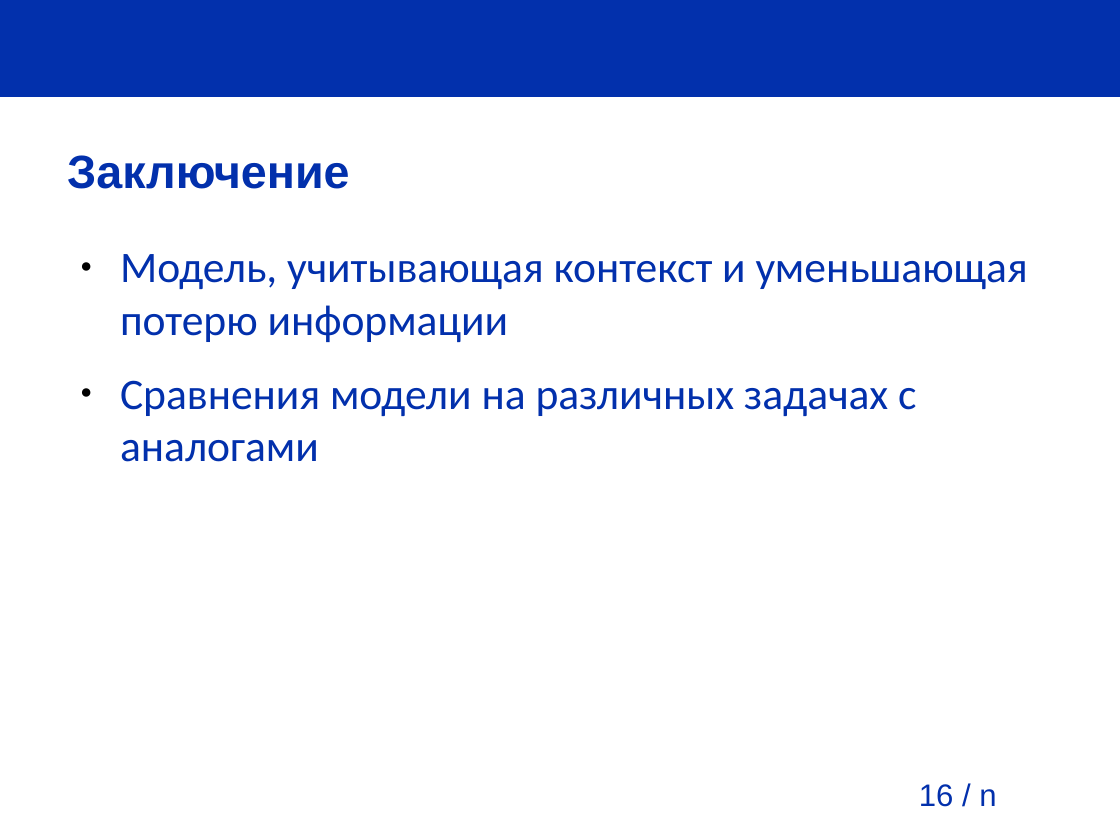
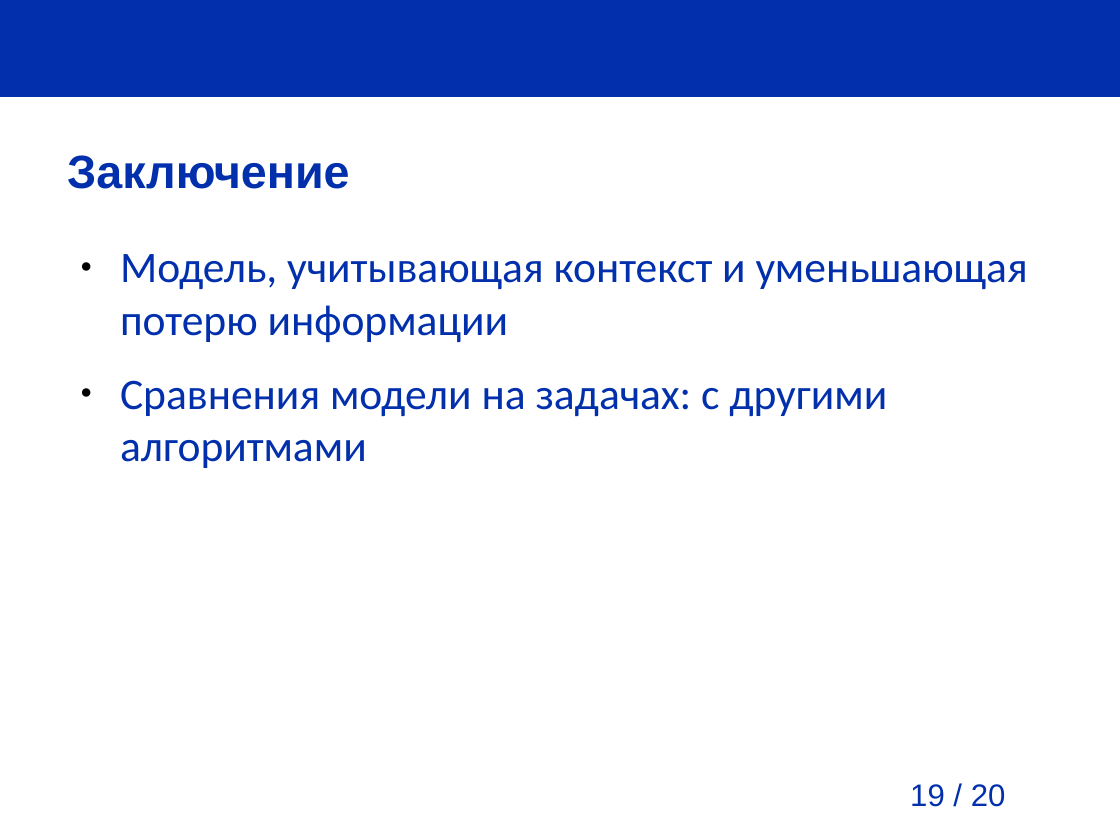
Before and after one commit to pva701/bachelor-thesis, a slide deck: slide 19 of presentation/presentation.odp (slide 16 before the commit). Drawn at 1120x840 pixels with LibreOffice and Linux fonts; fonts in the diff are those of the drawing; background and template pictures are left out. Boxes give left, top, right and bottom in pixels: in the first picture for what was removed or moved away, otherwise in the second. Text is boxed around its words. In the diff, an @@ line names an element or a change of style, - is before the commit and + after.

```diff
--- a/presentation/presentation.odp
+++ b/presentation/presentation.odp
@@ text at bbox=[120, 380, 887, 468]: text changed @@
-● Сравнения модели на различных задачах с аналогами
+● Сравнения модели на задачах: с другими алгоритмами
@@ page number at bbox=[910, 784, 1006, 807]: text changed @@
-16 / n
+19 / 20
```
Also in this commit, not shown: 12 other slides changed, 4 slides added, 1 slide removed, 13 other files.
